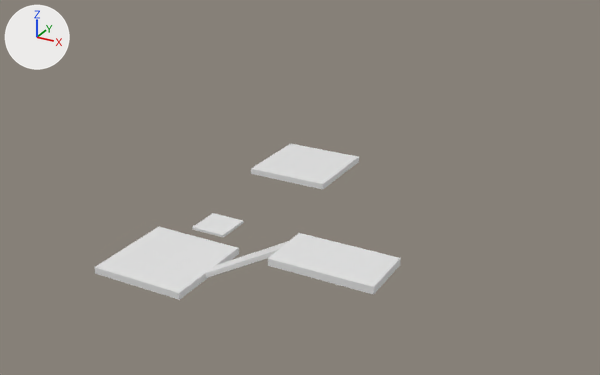
Before and after pictures for a commit that changed the glTF model assets/level2.glb.
One viewpoint serves both versions: a 50 mm camera at (40.9, -50.5, 34.6) aimed at (10.9, 3.9, 7.4). Arrows for +X, +Y and +Z are at upper left; the lights stay in place. Where no turn or scale is listed for an object, it has been applied to the vertices. Vertices at the same position are counted once.

Objects in the first picture: 'Cube-ab', 'Cube-col', 'Cube-col.002', 'Cube-col.003', 'Cube-col.004'.
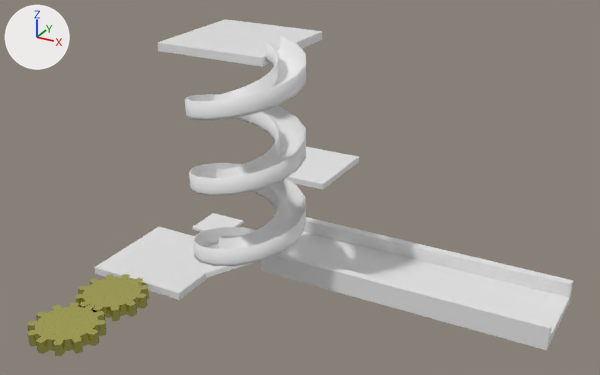
Edits to the scene script, one JSON object a line:
```json
{"op": "add", "block": "mat_material_001", "code": ["mat_material_001 = principled_material('Material.001')", "mat_material_001.base_color = (0.8, 0.8, 0.8)  # white #e7e7e7", "mat_material_001.roughness = 0.4"]}
{"op": "add", "block": "mat_metal", "code": ["mat_metal = principled_material('metal')", "mat_metal.base_color = (0.8, 0.756, 0.203)  # yellow #e7e17c", "mat_metal.metallic = 1.0", "mat_metal.roughness = 0.122"]}
{"block": "me_cube_003", "where": "# used by ob_cube_col_003; location = (16.06, 0.0, 3.78)"}
{"op": "remove", "block": "me_cube_003", "code": "me_cube_003.from_pydata(...)  # 8 vertices, 12 faces; spans x -4.43..4.43, y -2.49..2.49, z -0.31..0.31"}
{"op": "remove", "block": "me_cube_003", "code": "me_cube_003.materials.append(mat_material)  # white #e7e7e7"}
{"op": "add", "block": "me_cube_003", "code": "me_cube_003.from_pydata(...)  # 28 vertices, 52 faces; spans x -4.43..17.04, y -3.03..3.03, z -0.31..1.36"}
{"block": "me_cube_003", "change": "me_cube_003 part 1"}
{"block": "me_cube_003", "change": "4 vertices are removed from x 4.43, y -2.49..2.49, z -0.31..0.31"}
{"block": "me_cube_003", "change": "12 faces are deleted"}
{"block": "me_cube_003", "change": "12 vertices are added at x -4.43..17.04, y -2.49..3.03, z -0.31..0.31"}
{"block": "me_cube_003", "change": "6 new vertices lie (0.0, 0.0, 1.05) away from vertices in x -4.43..17.04, y -2.49..3.03, z 0.31"}
{"block": "me_cube_003", "change": "6 new vertices lie (0.0, -0.54, 0.0) away from vertices in x -4.43..17.04, y -2.49, z -0.31..1.36"}
{"block": "me_cube_003", "change": "52 new faces join them"}
{"op": "add", "block": "me_cube_003", "code": "me_cube_003.materials.append(mat_material_001)  # white #e7e7e7"}
{"op": "add", "block": "me_cube_006", "code": ["me_cube_006 = bpy.data.meshes.new('Cube.006')", "me_cube_006.from_pydata(...)  # 588 vertices, 1152 faces; spans x -4.1..4.1, y -4.1..4.1, z -0.1..17.1"]}
{"op": "add", "block": "me_gear_001", "code": ["me_gear_001 = bpy.data.meshes.new('Gear.001')", "me_gear_001.from_pydata(...)  # 192 vertices, 380 faces; spans x -2.86..2.86, y -2.86..2.86, z -0.48..0.48", "me_gear_001.materials.append(mat_metal)  # yellow #e7e17c"]}
{"op": "add", "block": "me_gear", "code": ["me_gear = bpy.data.meshes.new('Gear')", "me_gear.from_pydata(...)  # 192 vertices, 380 faces; spans x -2.82..2.82, y -2.82..2.82, z -0.48..0.48", "me_gear.materials.append(mat_metal)  # yellow #e7e17c"]}
{"op": "set", "path": "ob_cube_col_003.scale", "old": "(1.0, 1.0, 1.0)", "new": "(1.0, 1.14, 1.0)"}
{"op": "add", "block": "ob_cube_col_001", "code": ["ob_cube_col_001 = bpy.data.objects.new('Cube-col.001', me_cube_004.copy())  # the mesh of ob_cube_col_004", "ob_cube_col_001.location = (7.53, 1.14, 19.7)"]}
{"op": "add", "block": "ob_spiral_col", "code": ["ob_spiral_col = bpy.data.objects.new('spiral-col', me_cube_006)", "ob_spiral_col.location = (11.63, -4.91, 3.98)"]}
{"op": "add", "block": "ob_gear2_ab", "code": ["ob_gear2_ab = bpy.data.objects.new('Gear2-ab', me_gear_001)", "ob_gear2_ab.location = (0.0, -12.45, -0.14)"]}
{"op": "add", "block": "ob_gear_ab", "code": ["ob_gear_ab = bpy.data.objects.new('Gear-ab', me_gear)", "ob_gear_ab.location = (0.0, -7.3, -0.14)"]}
```

What differs and where, as boxes [x1, y1, x2, y2] in the pictures (600 x 375 px):
```json
{"object": "Cube-col.003", "change": "reshaped, rescaled", "before": [268, 233, 401, 295], "after": [261, 217, 573, 350], "on screen": "134% wider, 113% taller"}
{"object": "spiral-col", "change": "added", "after": [185, 35, 306, 266]}
{"object": "Cube-col.001", "change": "added", "after": [158, 19, 322, 67]}
{"object": "Gear2-ab", "change": "added", "after": [27, 303, 107, 356], "on screen": "yellow"}
{"object": "Gear-ab", "change": "added", "after": [75, 274, 149, 321], "on screen": "yellow"}
```
